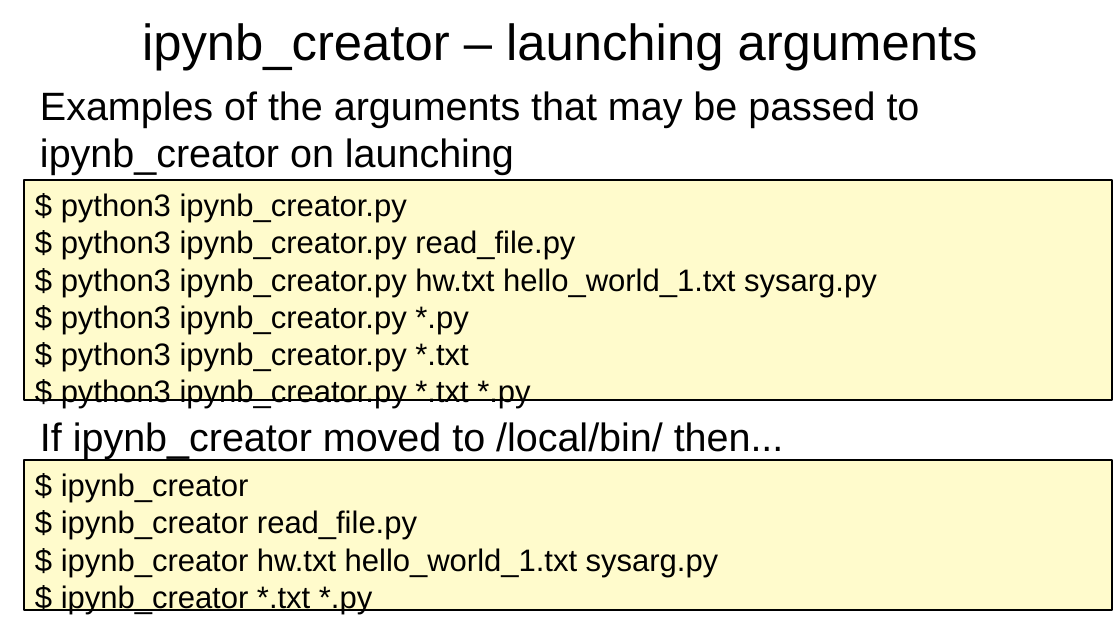
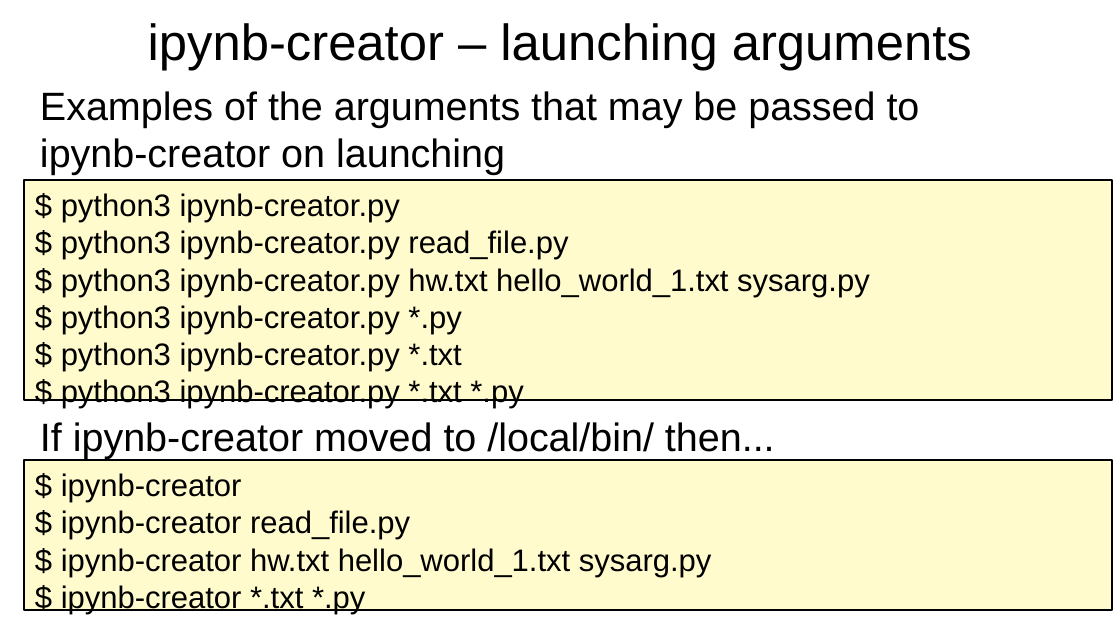
Before and after one commit to irsbugs/ipynb-creator, a slide deck: slide 22 of ipynb_creator_presentation.odp. Drawn at 1120x630 pixels with LibreOffice and Linux fonts; fonts in the diff are those of the drawing. Boxes give left, top, right and bottom in pixels: in the first picture for what was removed or moved away, otherwise in the second. Text is boxed around its words. In the diff, an @@ line names an element or a change of style, - is before the commit and + after.

```diff
--- a/ipynb_creator_presentation.odp
+++ b/ipynb_creator_presentation.odp
@@ title at (148,23,972,71): text changed @@
-ipynb_creator – launching arguments
+ipynb-creator – launching arguments
@@ text at (40,91,920,175): text changed @@
-Examples of the arguments that may be passed to ipynb_creator on launching
+Examples of the arguments that may be passed to ipynb-creator on launching
@@ text in rectangle at (61,193,870,409): text changed @@
-$ python3 ipynb_creator.py
-$ python3 ipynb_creator.py read_file.py
-$ python3 ipynb_creator.py hw.txt hello_world_1.txt sysarg.py
-$ python3 ipynb_creator.py *.py
-$ python3 ipynb_creator.py *.txt
-$ python3 ipynb_creator.py *.txt *.py
+$ python3 ipynb-creator.py
+$ python3 ipynb-creator.py read_file.py
+$ python3 ipynb-creator.py hw.txt hello_world_1.txt sysarg.py
+$ python3 ipynb-creator.py *.py
+$ python3 ipynb-creator.py *.txt
+$ python3 ipynb-creator.py *.txt *.py
@@ text at (40,422,775,459): text changed @@
-If ipynb_creator moved to /local/bin/ then...
+If ipynb-creator moved to /local/bin/ then...
@@ text in rectangle at (61,473,712,614): text changed @@
-$ ipynb_creator
-$ ipynb_creator read_file.py
-$ ipynb_creator hw.txt hello_world_1.txt sysarg.py
-$ ipynb_creator *.txt *.py
+$ ipynb-creator
+$ ipynb-creator read_file.py
+$ ipynb-creator hw.txt hello_world_1.txt sysarg.py
+$ ipynb-creator *.txt *.py
```
Also in this commit, not shown: 13 other slides changed.
